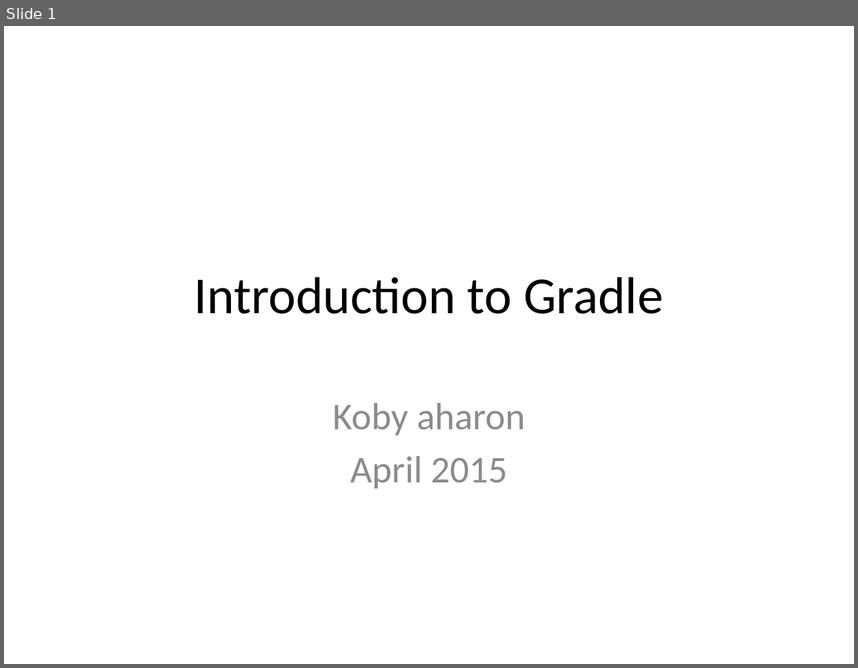
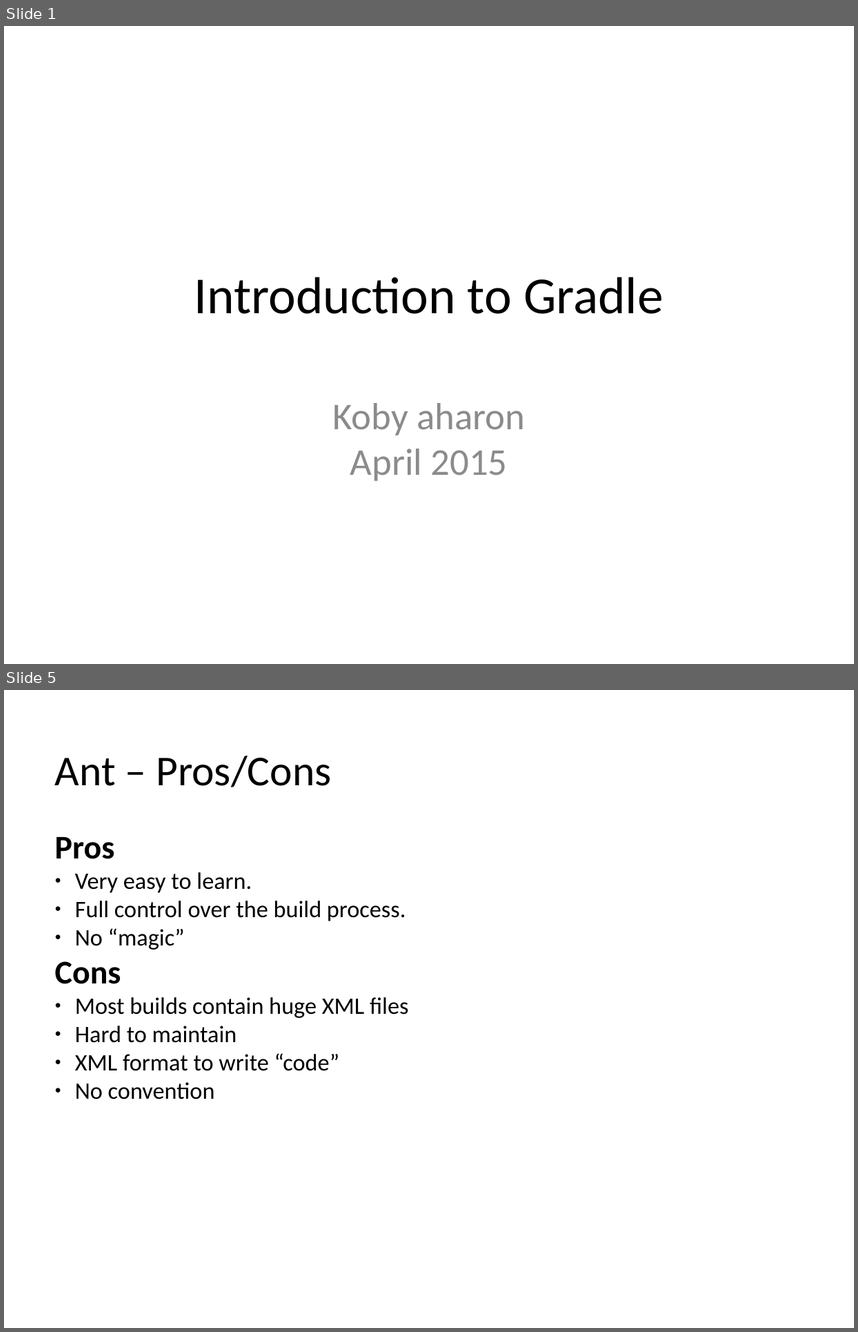
Before and after one commit to kob-aha/gradle-presentation-old, a slide deck: presentation/Introduction to Gradle.pptx. Shown one above the other, each under a label of ours: slide 1 before the commit, slides 1 and 5 after it; the slides between them are not shown. The pictures are 858x668 and 858x1332 pixels, drawn with LibreOffice and Linux fonts; fonts in the diff are those of the drawing. Boxes give left, top, right and bottom in pixels: in the first picture for what was removed or moved away, otherwise in the second. Text is boxed around its words. In the diff, an @@ line names an element or a change of style, - is before the commit and + after.

```diff
--- a/presentation/Introduction to Gradle.pptx
+++ b/presentation/Introduction to Gradle.pptx
@@ slide 5 added at (4,690,854,1328), background #FFFFFF @@
@@ text added at (55,756,331,787), 36 pt, text #000000 @@
+Ant – Pros/Cons
@@ text added at (55,837,408,1099), 20 pt, text #000000 @@
+Pros
+● Very easy to learn.
+● Full control over the build process.
+● No “magic”
+Cons
+● Most builds contain huge XML files
+● Hard to maintain
+● XML format to write “code”
+● No convention
@@ slide 1 changed as well @@
@@ text "Koby aharon" at (332,403,525,481): text colour #8C8C8C to #8B8B8B; less space between paragraphs @@
```
Also in this commit, not shown: 9 other slides added, 1 slide removed, 11 other files.
